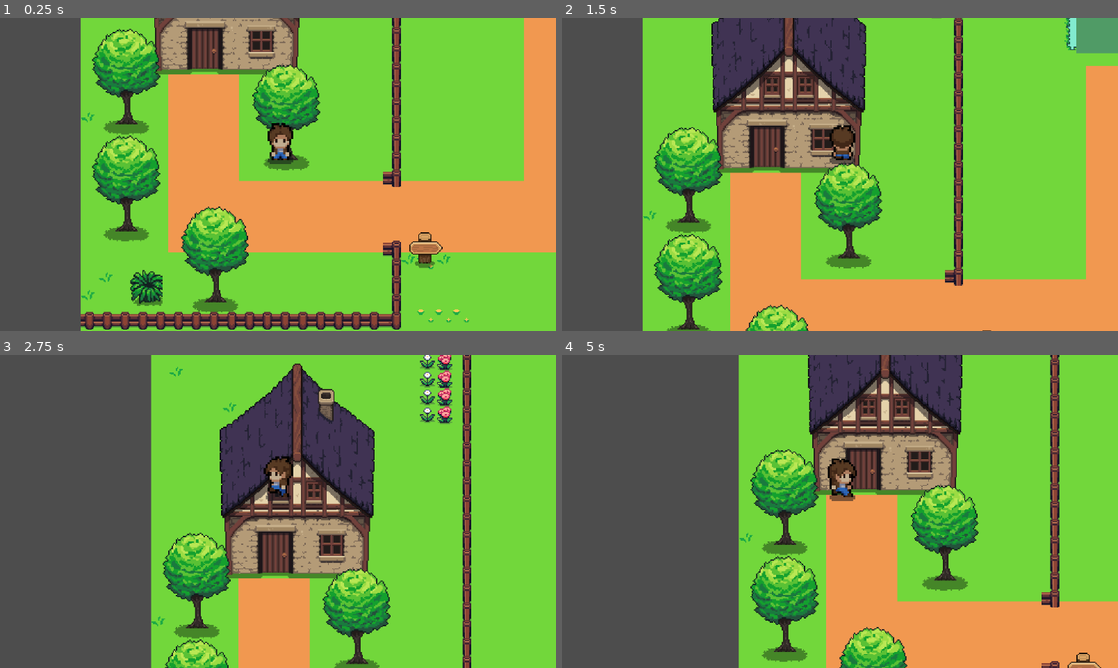
Above: before the commit, frames 1-4 (two rows, left to right).
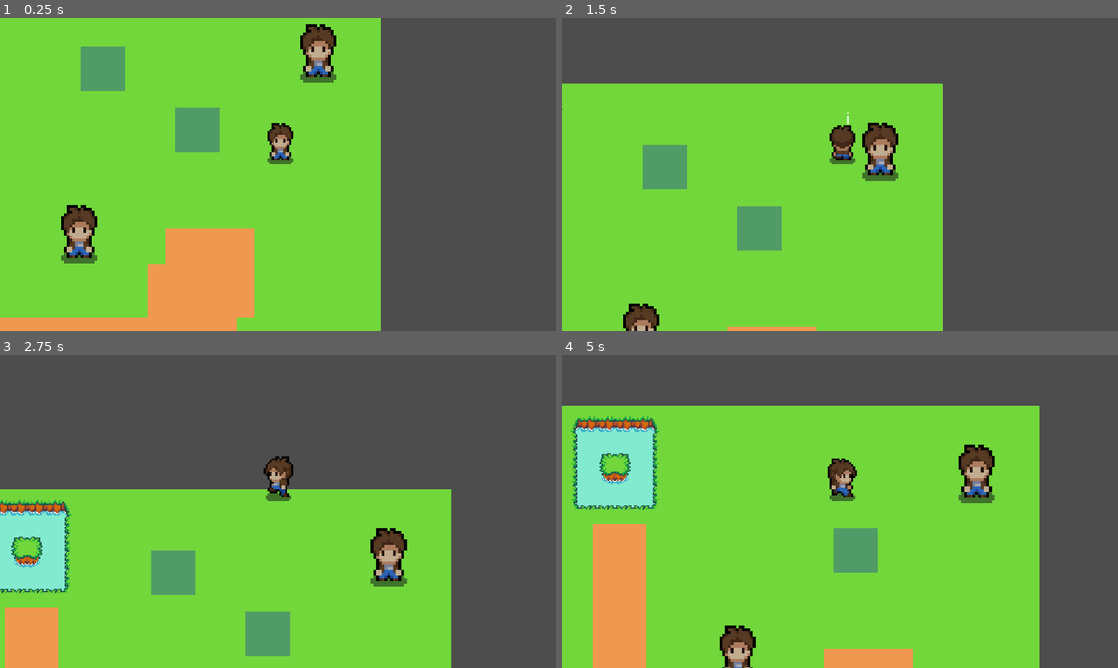
Above: after the commit, the same moments.

Repository: johanpq/game_godot
Game: Godot game, scene res://Scenario1/level_1.tscn
The game is run twice, just before and just after one commit, with the same random seed, the same clock (stepped at 60 frames per second) and the same inputs. This scene is started directly instead of the project's main scene.
Inputs:
- Up to frame 1 (0.25 s): no input
- Up to frame 2 (1.5 s): hold W (move_up) from 0.53 s (still down); tap F (get_item) at 0.6, 1.35 s
- Up to frame 3 (2.75 s): release W (move_up) at 2.03 s; hold A (move_left) from 2.03 s (still down); tap I (mural_quests) at 2.1 s; tap F (get_item) at 2.3 s
- Up to frame 4 (5 s): tap F (get_item) at 2.85, 3.6, 4.55 s; release A (move_left) at 3.53 s; hold S (move_down) 3.53-4.28 s; hold D (move_right) from 4.28 s (still down); tap I (mural_quests) at 4.35 s

The runs differ from the first frame. In frame 1, 79% of the frame differs, in the area x 0-100%, y 0-100%; in frame 2, 80%; in frame 3, 75%; in frame 4, 77%.

Commit message:
refactored: added new class for item

Diff:
--- a/KeyboardLabel/Label_keyboard.tscn
+++ b/KeyboardLabel/Label_keyboard.tscn
@@ -3,6 +3,7 @@
 [ext_resource type="Script" uid="uid://dm62ecnojwmli" path="res://KeyboardLabel/scripts/label.gd" id="1_s7iiv"]
 
 [node name="LabelKeyboard" type="Node2D" node_paths=PackedStringArray("label_keyboard")]
+visible = false
 script = ExtResource("1_s7iiv")
 label_keyboard = NodePath("Label")
 
--- a/Scenario1/level_1.tscn
+++ b/Scenario1/level_1.tscn
@@ -1,27 +1,24 @@
 [gd_scene load_steps=6 format=3 uid="uid://cl0ppxua6y4b1"]
 
 [ext_resource type="Script" uid="uid://bdfnj0ntsql3f" path="res://Scenario1/scripts/level_1.gd" id="1_14md5"]
-[ext_resource type="PackedScene" uid="uid://da6ycmw1bshin" path="res://character/character.tscn" id="1_fy4ne"]
-[ext_resource type="PackedScene" uid="uid://cicvfpmq5ime2" path="res://items/item.tscn" id="2_xsss1"]
+[ext_resource type="PackedScene" uid="uid://cicvfpmq5ime2" path="res://items/items.tscn" id="2_xsss1"]
 [ext_resource type="PackedScene" uid="uid://k00yvrjm63ux" path="res://npc/npc.tscn" id="3_xsss1"]
 [ext_resource type="PackedScene" uid="uid://sehu004fn2s5" path="res://ItemTitleMap/titlemapLevel1.tscn" id="4_14md5"]
+[ext_resource type="PackedScene" path="res://character/character.tscn" id="5_5t6ri"]
 
 [node name="Level1" type="Node2D"]
 script = ExtResource("1_14md5")
 
 [node name="TileMapLayer" parent="." instance=ExtResource("4_14md5")]
 
+[node name="Items" parent="." instance=ExtResource("2_xsss1")]
+position = Vector2(189, -27)
+
+[node name="Items2" parent="." instance=ExtResource("2_xsss1")]
+position = Vector2(223, -5)
+
 [node name="Quests" parent="." instance=ExtResource("3_xsss1")]
 position = Vector2(60, -16)
 
-[node name="Character" parent="." instance=ExtResource("1_fy4ne")]
-position = Vector2(71, 117)
-
-[node name="Item" parent="." instance=ExtResource("2_xsss1")]
-position = Vector2(191, -1)
-
-[node name="Item2" parent="." instance=ExtResource("2_xsss1")]
-position = Vector2(115, -2)
-
-[node name="Item3" parent="." instance=ExtResource("2_xsss1")]
-position = Vector2(232, 77)
+[node name="Character" parent="." instance=ExtResource("5_5t6ri")]
+position = Vector2(283, 68)
--- /dev/null
+++ b/character.tscn
@@ -0,0 +1,462 @@
+[gd_scene load_steps=25 format=3 uid="uid://c5xviqa6tjxo8"]
+
+[ext_resource type="Script" uid="uid://dwupi8itmfwt1" path="res://character/scripts/character.gd" id="1_pjt0s"]
+[ext_resource type="Texture2D" uid="uid://drrcxl6nb0b1n" path="res://character/assets/player.png" id="2_wa5vi"]
+
+[sub_resource type="RectangleShape2D" id="RectangleShape2D_f50pn"]
+size = Vector2(14, 19)
+
+[sub_resource type="Animation" id="Animation_wa5vi"]
+length = 0.001
+tracks/0/type = "value"
+tracks/0/imported = false
+tracks/0/enabled = true
+tracks/0/path = NodePath("Texture:frame")
+tracks/0/interp = 1
+tracks/0/loop_wrap = true
+tracks/0/keys = {
+"times": PackedFloat32Array(0),
+"transitions": PackedFloat32Array(1),
+"update": 1,
+"values": [0]
+}
+tracks/1/type = "value"
+tracks/1/imported = false
+tracks/1/enabled = true
+tracks/1/path = NodePath("Texture:flip_h")
+tracks/1/interp = 1
+tracks/1/loop_wrap = true
+tracks/1/keys = {
+"times": PackedFloat32Array(0),
+"transitions": PackedFloat32Array(1),
+"update": 1,
+"values": [false]
+}
+tracks/2/type = "value"
+tracks/2/imported = false
+tracks/2/enabled = true
+tracks/2/path = NodePath("Texture:position")
+tracks/2/interp = 1
+tracks/2/loop_wrap = true
+tracks/2/keys = {
+"times": PackedFloat32Array(0),
+"transitions": PackedFloat32Array(1),
+"update": 0,
+"values": [Vector2(0.5, -17)]
+}
+
+[sub_resource type="Animation" id="Animation_pjt0s"]
+resource_name = "idle_down"
+length = 0.79
+loop_mode = 1
+tracks/0/type = "value"
+tracks/0/imported = false
+tracks/0/enabled = true
+tracks/0/path = NodePath("Texture:frame")
+tracks/0/interp = 1
+tracks/0/loop_wrap = true
+tracks/0/keys = {
+"times": PackedFloat32Array(0, 0.1, 0.233333, 0.366667, 0.466667, 0.566667),
+"transitions": PackedFloat32Array(1, 1, 1, 1, 1, 1),
+"update": 1,
+"values": [0, 1, 2, 3, 4, 5]
+}
+tracks/1/type = "value"
+tracks/1/imported = false
+tracks/1/enabled = true
+tracks/1/path = NodePath("Texture:flip_h")
+tracks/1/interp = 1
+tracks/1/loop_wrap = true
+tracks/1/keys = {
+"times": PackedFloat32Array(0),
+"transitions": PackedFloat32Array(1),
+"update": 1,
+"values": [false]
+}
+tracks/2/type = "value"
+tracks/2/imported = false
+tracks/2/enabled = true
+tracks/2/path = NodePath("Texture:position")
+tracks/2/interp = 1
+tracks/2/loop_wrap = true
+tracks/2/keys = {
+"times": PackedFloat32Array(0),
+"transitions": PackedFloat32Array(1),
+"update": 0,
+"values": [Vector2(0.5, -17)]
+}
+
+[sub_resource type="Animation" id="Animation_px5sl"]
+resource_name = "idle_left"
+length = 0.79
+loop_mode = 1
+tracks/0/type = "value"
+tracks/0/imported = false
+tracks/0/enabled = true
+tracks/0/path = NodePath("Texture:frame")
+tracks/0/interp = 1
+tracks/0/loop_wrap = true
+tracks/0/keys = {
+"times": PackedFloat32Array(0, 0.166667, 0.333333, 0.5, 0.666667, 0.8),
+"transitions": PackedFloat32Array(1, 1, 1, 1, 1, 1),
+"update": 1,
+"values": [6, 7, 8, 9, 10, 11]
+}
+tracks/1/type = "value"
+tracks/1/imported = false
+tracks/1/enabled = true
+tracks/1/path = NodePath("Texture:position")
+tracks/1/interp = 1
+tracks/1/loop_wrap = true
+tracks/1/keys = {
+"times": PackedFloat32Array(0),
+"transitions": PackedFloat32Array(1),
+"update": 0,
+"values": [Vector2(0.5, -17)]
+}
+tracks/2/type = "value"
+tracks/2/imported = false
+tracks/2/enabled = true
+tracks/2/path = NodePath("Texture:flip_h")
+tracks/2/interp = 1
+tracks/2/loop_wrap = true
+tracks/2/keys = {
+"times": PackedFloat32Array(0),
+"transitions": PackedFloat32Array(1),
+"update": 1,
+"values": [true]
+}
+
+[sub_resource type="Animation" id="Animation_wfnr8"]
+resource_name = "idle_right"
+length = 0.79
+loop_mode = 1
+tracks/0/type = "value"
+tracks/0/imported = false
+tracks/0/enabled = true
+tracks/0/path = NodePath("Texture:frame")
+tracks/0/interp = 1
+tracks/0/loop_wrap = true
+tracks/0/keys = {
+"times": PackedFloat32Array(0, 0.166667, 0.333333, 0.5, 0.666667, 0.8),
+"transitions": PackedFloat32Array(1, 1, 1, 1, 1, 1),
+"update": 1,
+"values": [6, 7, 8, 9, 10, 11]
+}
+tracks/1/type = "value"
+tracks/1/imported = false
+tracks/1/enabled = true
+tracks/1/path = NodePath("Texture:flip_h")
+tracks/1/interp = 1
+tracks/1/loop_wrap = true
+tracks/1/keys = {
+"times": PackedFloat32Array(0),
+"transitions": PackedFloat32Array(1),
+"update": 1,
+"values": [false]
+}
+tracks/2/type = "value"
+tracks/2/imported = false
+tracks/2/enabled = true
+tracks/2/path = NodePath("Texture:position")
+tracks/2/interp = 1
+tracks/2/loop_wrap = true
+tracks/2/keys = {
+"times": PackedFloat32Array(0),
+"transitions": PackedFloat32Array(1),
+"update": 0,
+"values": [Vector2(0.5, -17)]
+}
+
+[sub_resource type="Animation" id="Animation_0qfo5"]
+resource_name = "idle_top"
+length = 0.79
+loop_mode = 1
+tracks/0/type = "value"
+tracks/0/imported = false
+tracks/0/enabled = true
+tracks/0/path = NodePath("Texture:frame")
+tracks/0/interp = 1
+tracks/0/loop_wrap = true
+tracks/0/keys = {
+"times": PackedFloat32Array(0, 0.166667, 0.333333, 0.5, 0.666667, 0.8),
+"transitions": PackedFloat32Array(1, 1, 1, 1, 1, 1),
+"update": 1,
+"values": [12, 13, 14, 15, 16, 17]
+}
+tracks/1/type = "value"
+tracks/1/imported = false
+tracks/1/enabled = true
+tracks/1/path = NodePath("Texture:flip_h")
+tracks/1/interp = 1
+tracks/1/loop_wrap = true
+tracks/1/keys = {
+"times": PackedFloat32Array(0),
+"transitions": PackedFloat32Array(1),
+"update": 1,
+"values": [false]
+}
+tracks/2/type = "value"
+tracks/2/imported = false
+tracks/2/enabled = true
+tracks/2/path = NodePath("Texture:position")
+tracks/2/interp = 1
+tracks/2/loop_wrap = true
+tracks/2/keys = {
+"times": PackedFloat32Array(0),
+"transitions": PackedFloat32Array(1),
+"update": 0,
+"values": [Vector2(0.5, -17)]
+}
+
+[sub_resource type="Animation" id="Animation_yxww1"]
+resource_name = "idle_walk_down"
+length = 0.8
+loop_mode = 1
+tracks/0/type = "value"
+tracks/0/imported = false
+tracks/0/enabled = true
+tracks/0/path = NodePath("Texture:frame")
+tracks/0/interp = 1
+tracks/0/loop_wrap = true
+tracks/0/keys = {
+"times": PackedFloat32Array(0, 0.166667, 0.333333, 0.5, 0.666667, 0.8),
+"transitions": PackedFloat32Array(1, 1, 1, 1, 1, 1),
+"update": 1,
+"values": [18, 19, 20, 21, 22, 23]
+}
+tracks/1/type = "value"
+tracks/1/imported = false
+tracks/1/enabled = true
+tracks/1/path = NodePath("Texture:flip_h")
+tracks/1/interp = 1
+tracks/1/loop_wrap = true
+tracks/1/keys = {
+"times": PackedFloat32Array(0),
+"transitions": PackedFloat32Array(1),
+"update": 1,
+"values": [false]
+}
+tracks/2/type = "value"
+tracks/2/imported = false
+tracks/2/enabled = true
+tracks/2/path = NodePath("Texture:position")
+tracks/2/interp = 1
+tracks/2/loop_wrap = true
+tracks/2/keys = {
+"times": PackedFloat32Array(0),
+"transitions": PackedFloat32Array(1),
+"update": 0,
+"values": [Vector2(0.5, -17)]
+}
+
+[sub_resource type="Animation" id="Animation_qi5as"]
+resource_name = "idle_walk_left"
+length = 0.8
+loop_mode = 1
+tracks/0/type = "value"
+tracks/0/imported = false
+tracks/0/enabled = true
+tracks/0/path = NodePath("Texture:frame")
+tracks/0/interp = 1
+tracks/0/loop_wrap = true
+tracks/0/keys = {
+"times": PackedFloat32Array(0, 0.166667, 0.333333, 0.5, 0.666667, 0.8),
+"transitions": PackedFloat32Array(1, 1, 1, 1, 1, 1),
+"update": 1,
+"values": [24, 25, 26, 27, 28, 29]
+}
+tracks/1/type = "value"
+tracks/1/imported = false
+tracks/1/enabled = true
+tracks/1/path = NodePath("Texture:position")
+tracks/1/interp = 1
+tracks/1/loop_wrap = true
+tracks/1/keys = {
+"times": PackedFloat32Array(0),
+"transitions": PackedFloat32Array(1),
+"update": 0,
+"values": [Vector2(0.5, -17)]
+}
+tracks/2/type = "value"
+tracks/2/imported = false
+tracks/2/enabled = true
+tracks/2/path = NodePath("Texture:flip_h")
+tracks/2/interp = 1
+tracks/2/loop_wrap = true
+tracks/2/keys = {
+"times": PackedFloat32Array(0),
+"transitions": PackedFloat32Array(1),
+"update": 1,
+"values": [true]
+}
+
+[sub_resource type="Animation" id="Animation_wdpcj"]
+resource_name = "idle_walk_right"
+length = 0.8
+loop_mode = 1
+tracks/0/type = "value"
+tracks/0/imported = false
+tracks/0/enabled = true
+tracks/0/path = NodePath("Texture:frame")
+tracks/0/interp = 1
+tracks/0/loop_wrap = true
+tracks/0/keys = {
+"times": PackedFloat32Array(0, 0.166667, 0.333333, 0.5, 0.666667, 0.8),
+"transitions": PackedFloat32Array(1, 1, 1, 1, 1, 1),
+"update": 1,
+"values": [24, 25, 26, 27, 28, 29]
+}
+tracks/1/type = "value"
+tracks/1/imported = false
+tracks/1/enabled = true
+tracks/1/path = NodePath("Texture:flip_h")
+tracks/1/interp = 1
+tracks/1/loop_wrap = true
+tracks/1/keys = {
+"times": PackedFloat32Array(0),
+"transitions": PackedFloat32Array(1),
+"update": 1,
+"values": [false]
+}
+tracks/2/type = "value"
+tracks/2/imported = false
+tracks/2/enabled = true
+tracks/2/path = NodePath("Texture:position")
+tracks/2/interp = 1
+tracks/2/loop_wrap = true
+tracks/2/keys = {
+"times": PackedFloat32Array(0),
+"transitions": PackedFloat32Array(1),
+"update": 0,
+"values": [Vector2(0.5, -17)]
+}
+
+[sub_resource type="Animation" id="Animation_jb3kq"]
+resource_name = "idle_walk_up"
+loop_mode = 1
+tracks/0/type = "value"
+tracks/0/imported = false
+tracks/0/enabled = true
+tracks/0/path = NodePath("Texture:frame")
+tracks/0/interp = 1
+tracks/0/loop_wrap = true
+tracks/0/keys = {
+"times": PackedFloat32Array(0, 0.166667, 0.333333, 0.5, 0.666667, 0.8),
+"transitions": PackedFloat32Array(1, 1, 1, 1, 1, 1),
+"update": 1,
+"values": [30, 31, 32, 33, 34, 35]
+}
+tracks/1/type = "value"
+tracks/1/imported = false
+tracks/1/enabled = true
+tracks/1/path = NodePath("Texture:position")
+tracks/1/interp = 1
+tracks/1/loop_wrap = true
+tracks/1/keys = {
+"times": PackedFloat32Array(0),
+"transitions": PackedFloat32Array(1),
+"update": 0,
+"values": [Vector2(0.5, -17)]
+}
+tracks/2/type = "value"
+tracks/2/imported = false
+tracks/2/enabled = true
+tracks/2/path = NodePath("Texture:flip_h")
+tracks/2/interp = 1
+tracks/2/loop_wrap = true
+tracks/2/keys = {
+"times": PackedFloat32Array(0),
+"transitions": PackedFloat32Array(1),
+"update": 1,
+"values": [false]
+}
+
+[sub_resource type="AnimationLibrary" id="AnimationLibrary_wfnr8"]
+_data = {
+&"RESET": SubResource("Animation_wa5vi"),
+&"idle_down": SubResource("Animation_pjt0s"),
+&"idle_left": SubResource("Animation_px5sl"),
+&"idle_right": SubResource("Animation_wfnr8"),
+&"idle_top": SubResource("Animation_0qfo5"),
+&"idle_walk_down": SubResource("Animation_yxww1"),
+&"idle_walk_left": SubResource("Animation_qi5as"),
+&"idle_walk_right": SubResource("Animation_wdpcj"),
+&"idle_walk_up": SubResource("Animation_jb3kq")
+}
+
+[sub_resource type="AnimationNodeAnimation" id="AnimationNodeAnimation_pjt0s"]
+animation = &"idle_down"
+
+[sub_resource type="AnimationNodeAnimation" id="AnimationNodeAnimation_wa5vi"]
+animation = &"idle_top"
+
+[sub_resource type="AnimationNodeAnimation" id="AnimationNodeAnimation_wfnr8"]
+animation = &"idle_left"
+
+[sub_resource type="AnimationNodeAnimation" id="AnimationNodeAnimation_px5sl"]
+animation = &"idle_right"
+
+[sub_resource type="AnimationNodeBlendSpace2D" id="AnimationNodeBlendSpace2D_0qfo5"]
+blend_point_0/node = SubResource("AnimationNodeAnimation_pjt0s")
+blend_point_0/pos = Vector2(0, 1)
+blend_point_1/node = SubResource("AnimationNodeAnimation_wa5vi")
+blend_point_1/pos = Vector2(0, -1)
+blend_point_2/node = SubResource("AnimationNodeAnimation_wfnr8")
+blend_point_2/pos = Vector2(-1, 0)
+blend_point_3/node = SubResource("AnimationNodeAnimation_px5sl")
+blend_point_3/pos = Vector2(1, 0)
+blend_mode = 1
+
+[sub_resource type="AnimationNodeAnimation" id="AnimationNodeAnimation_0qfo5"]
+animation = &"idle_walk_down"
+
+[sub_resource type="AnimationNodeAnimation" id="AnimationNodeAnimation_yxww1"]
+animation = &"idle_walk_up"
+
+[sub_resource type="AnimationNodeAnimation" id="AnimationNodeAnimation_wdpcj"]
+animation = &"idle_walk_left"
+
+[sub_resource type="AnimationNodeAnimation" id="AnimationNodeAnimation_qi5as"]
+animation = &"idle_walk_right"
+
+[sub_resource type="AnimationNodeBlendSpace2D" id="AnimationNodeBlendSpace2D_jb3kq"]
+blend_point_0/node = SubResource("AnimationNodeAnimation_0qfo5")
+blend_point_0/pos = Vector2(0, 1)
+blend_point_1/node = SubResource("AnimationNodeAnimation_yxww1")
+blend_point_1/pos = Vector2(0, -1)
+blend_point_2/node = SubResource("AnimationNodeAnimation_wdpcj")
+blend_point_2/pos = Vector2(-1, 0)
+blend_point_3/node = SubResource("AnimationNodeAnimation_qi5as")
+blend_point_3/pos = Vector2(1, 0)
+
+[sub_resource type="AnimationNodeStateMachine" id="AnimationNodeStateMachine_yxww1"]
+states/idle/node = SubResource("AnimationNodeBlendSpace2D_0qfo5")
+states/idle/position = Vector2(393.333, 105.111)
+states/walk/node = SubResource("AnimationNodeBlendSpace2D_jb3kq")
+states/walk/position = Vector2(392.444, 186)
+
+[node name="Character" type="CharacterBody2D"]
+collision_mask = 3
+script = ExtResource("1_pjt0s")
+
+[node name="Texture" type="Sprite2D" parent="."]
+position = Vector2(0.5, -17)
+texture = ExtResource("2_wa5vi")
+hframes = 6
+vframes = 10
+
+[node name="CollisionShape2D" type="CollisionShape2D" parent="."]
+position = Vector2(1, -9.5)
+shape = SubResource("RectangleShape2D_f50pn")
+
+[node name="AnimationPlayer" type="AnimationPlayer" parent="."]
+libraries = {
+&"": SubResource("AnimationLibrary_wfnr8")
+}
+
+[node name="AnimationTree" type="AnimationTree" parent="."]
+tree_root = SubResource("AnimationNodeStateMachine_yxww1")
+anim_player = NodePath("../AnimationPlayer")
+parameters/idle/blend_position = Vector2(0, 0)
+parameters/walk/blend_position = Vector2(0, 0)
--- a/items/item.tscn
+++ /dev/null
@@ -1,29 +0,0 @@
-[gd_scene load_steps=5 format=3 uid="uid://cicvfpmq5ime2"]
-
-[ext_resource type="Script" uid="uid://bvolp5rut4seb" path="res://items/script/item.gd" id="1_buahv"]
-[ext_resource type="Texture2D" uid="uid://73v5jasxpxof" path="res://terrain/assets/interior/grass.png" id="1_pxpuq"]
-[ext_resource type="PackedScene" uid="uid://5ypvcel7aw54" path="res://KeyboardLabel/Label_keyboard.tscn" id="3_k7rtb"]
-
-[sub_resource type="RectangleShape2D" id="RectangleShape2D_buahv"]
-size = Vector2(30, 23)
-
-[node name="Item" type="Node2D"]
-script = ExtResource("1_buahv")
-
-[node name="Sprite2D" type="Sprite2D" parent="."]
-position = Vector2(49, 32)
-texture = ExtResource("1_pxpuq")
-region_rect = Rect2(0, 0, 16, 16)
-
-[node name="Area2D" type="Area2D" parent="."]
-collision_layer = 2
-
-[node name="CollisionShape2D" type="CollisionShape2D" parent="Area2D"]
-position = Vector2(49, 31.5)
-shape = SubResource("RectangleShape2D_buahv")
-
-[node name="LabelKeyboard" parent="Area2D" instance=ExtResource("3_k7rtb")]
-position = Vector2(34, 17)
-
-[connection signal="body_entered" from="Area2D" to="." method="_on_area_2d_body_entered"]
-[connection signal="body_exited" from="Area2D" to="." method="_on_area_2d_body_exited"]
--- /dev/null
+++ b/items/items.tscn
@@ -0,0 +1,35 @@
+[gd_scene load_steps=6 format=3 uid="uid://cicvfpmq5ime2"]
+
+[ext_resource type="Script" uid="uid://bvolp5rut4seb" path="res://items/script/items.gd" id="1_buahv"]
+[ext_resource type="Texture2D" uid="uid://73v5jasxpxof" path="res://terrain/assets/interior/grass.png" id="1_pxpuq"]
+[ext_resource type="Script" uid="uid://33qix4lv4bth" path="res://items/script/item.gd" id="2_fae3u"]
+[ext_resource type="PackedScene" uid="uid://5ypvcel7aw54" path="res://KeyboardLabel/Label_keyboard.tscn" id="3_k7rtb"]
+
+[sub_resource type="RectangleShape2D" id="RectangleShape2D_buahv"]
+size = Vector2(30, 23)
+
+[node name="Items" type="Node2D"]
+script = ExtResource("1_buahv")
+
+[node name="item" type="Node2D" parent="."]
+position = Vector2(-18, 25)
+script = ExtResource("2_fae3u")
+
+[node name="TrashTexture" type="Sprite2D" parent="item"]
+position = Vector2(49, 32)
+texture = ExtResource("1_pxpuq")
+region_rect = Rect2(0, 0, 16, 16)
+
+[node name="Area2D" type="Area2D" parent="item"]
+collision_layer = 2
+
+[node name="CollisionShape2D" type="CollisionShape2D" parent="item/Area2D"]
+position = Vector2(49, 31.5)
+shape = SubResource("RectangleShape2D_buahv")
+
+[node name="LabelKeyboard" parent="item/Area2D" instance=ExtResource("3_k7rtb")]
+visible = true
+position = Vector2(34, 17)
+
+[connection signal="body_entered" from="item/Area2D" to="." method="in_area"]
+[connection signal="body_exited" from="item/Area2D" to="." method="out_area"]
--- a/items/script/item.gd
+++ b/items/script/item.gd
@@ -1,32 +1,11 @@
 extends Node2D
 class_name Item  # nome da classe
 
-@onready var label_hint: Label = $Area2D/LabelKeyboard/Label
-var player_inside = false
-
+# Adiciona o item no grupo
 func addItem():
 	add_to_group(("items"))
 
+# Remove o item da cena
 func remoteItem():
-	queue_free()  # remove o item da cena
+	queue_free()
 	get_tree().call_group("level", "on_item_removed")
-
-func _ready():
-	# garante que o label começa invisível
-	addItem()
-	label_hint.visible = false
-
-func _on_area_2d_body_entered(_body: Node) -> void:
-	# verifica se o corpo entrou
-		player_inside = true
-		label_hint.text = "F"
-		label_hint.visible = true
-
-func _on_area_2d_body_exited(_body: Node) -> void:
-	# verifica se o corpo saiu
-		player_inside = false
-		label_hint.visible = false
-
-func _physics_process(_delta: float) -> void:
-	if player_inside and Input.is_action_just_pressed("get_item"):
-		remoteItem()
--- /dev/null
+++ b/items/script/items.gd
@@ -0,0 +1,23 @@
+extends Node2D
+class_name Items  # nome da classe
+
+@onready var Item : Item = $item
+@onready var Label_hint: Label = $item/Area2D/LabelKeyboard/Label
+var player_inside = false
+
+func _ready():
+	Item.addItem()
+	Label_hint.visible = false
+
+func in_area(_body: Node) -> void:
+	player_inside = true
+	Label_hint.text = "F"
+	Label_hint.visible = true
+
+func out_area(_body: Node) -> void:
+	player_inside = false
+	Label_hint.visible = false
+
+func _physics_process(_delta: float) -> void:
+	if player_inside and Input.is_action_just_pressed("get_item"):
+		Item.remoteItem()
Not shown, changed: items/script/item.gd.uid
Not shown, added: items/script/items.gd.uid
Not shown: 1 places in tile_map_layer.tscn that only renumber resources
